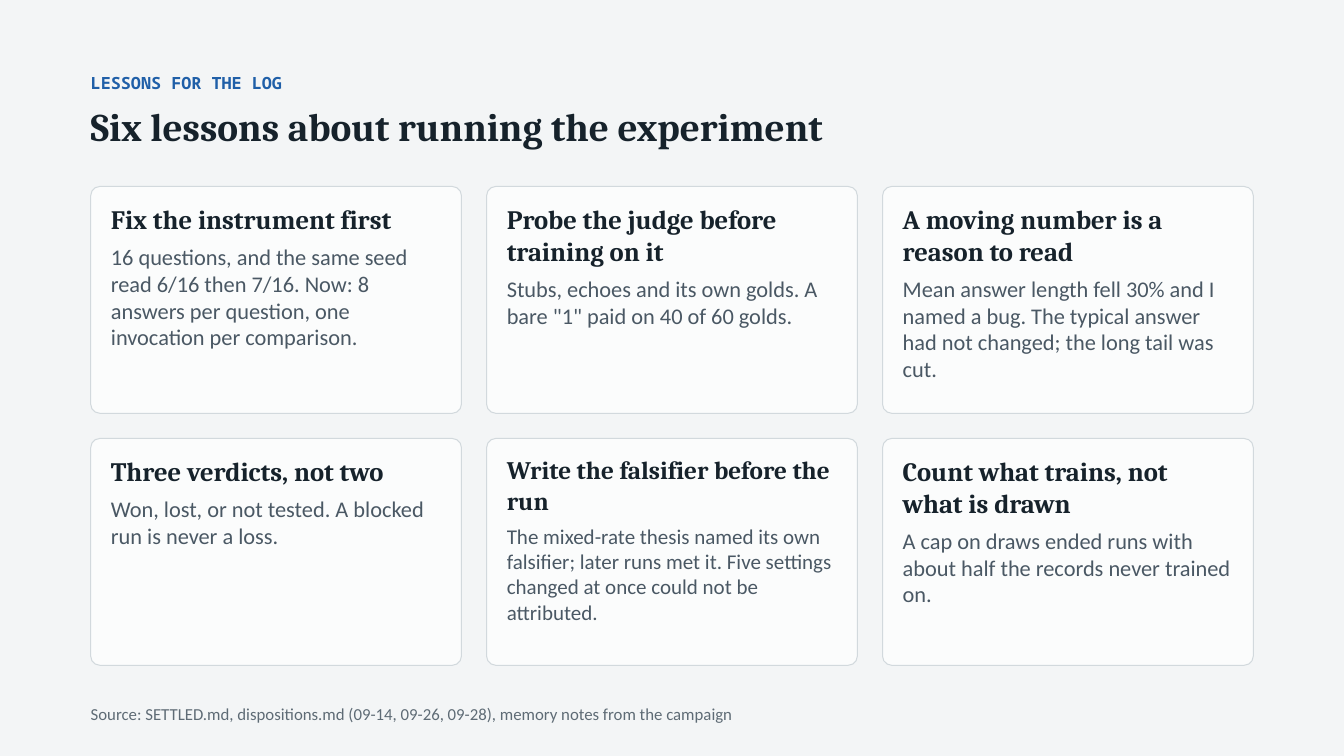
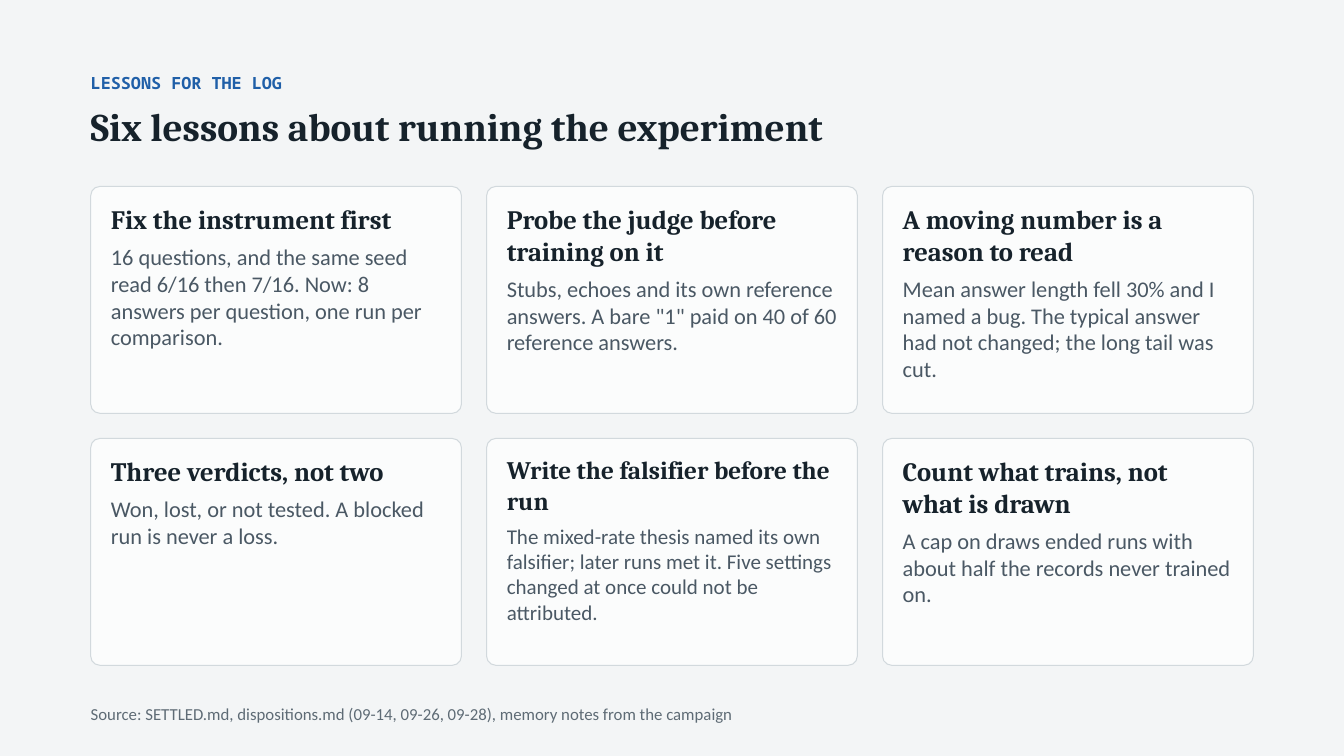
Before and after one commit to thistleknot/rl_v2_share, a slide deck: slide 30 of docs/RL_V2_rl.pptx. Drawn at 1344x756 pixels with LibreOffice and Linux fonts; fonts in the diff are those of the drawing. Boxes give left, top, right and bottom in pixels: in the first picture for what was removed or moved away, otherwise in the second. Text is boxed around its words. In the diff, an @@ line names an element or a change of style, - is before the commit and + after.

```diff
--- a/docs/RL_V2_rl.pptx
+++ b/docs/RL_V2_rl.pptx
@@ text at (111,249,422,349): text changed @@
-16 questions, and the same seed read 6/16 then 7/16. Now: 8 answers per question, one invocation per comparison.
+16 questions, and the same seed read 6/16 then 7/16. Now: 8 answers per question, one run per comparison.
@@ text at (507,281,837,350): text changed @@
-Stubs, echoes and its own golds. A bare "1" paid on 40 of 60 golds.
+Stubs, echoes and its own reference answers. A bare "1" paid on 40 of 60 reference answers.
```
Also in this commit, not shown: 9 other slides changed.
